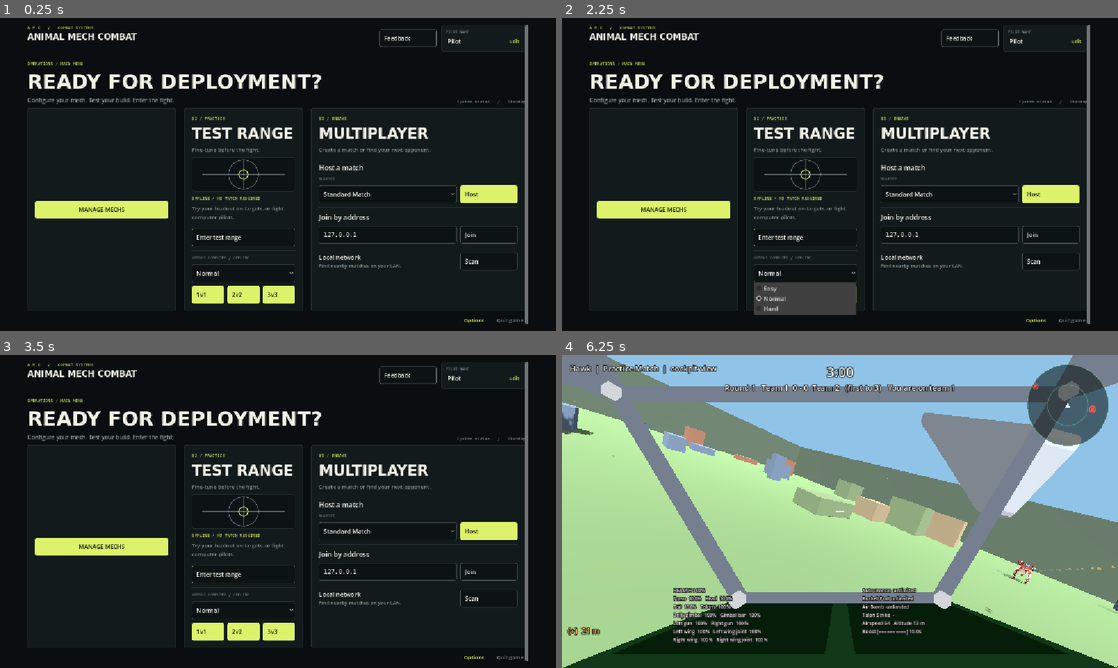
Above: before the commit, frames 1-4 (two rows, left to right).
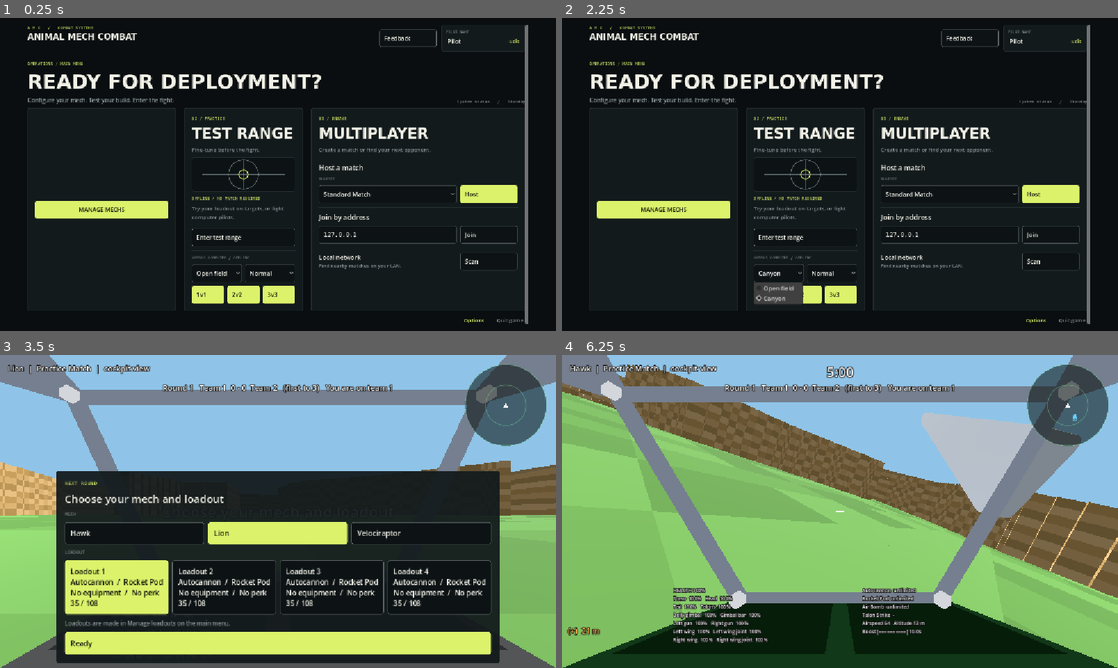
Above: after the commit, the same moments.

Repository: jacksonhcnz/animalmechcombatgame
Game: Godot game, scene res://scenes/main_menu.tscn
The game is run twice, just before and just after one commit, with the same random seed, the same clock (stepped at 60 frames per second) and the same inputs.
Inputs (mouse positions are in pixels of both pictures, inside the frame that each line leads up to):
- Up to frame 1 (0.25 s): no input
- Up to frame 2 (2.25 s): click (778, 274) at 0.5 s, where only the run after the commit has a clickable "Open field"; click "1v1" at 1.25 s; click (778, 274) at 2 s, where only the run after the commit has a clickable "Canyon"
- Up to frame 3 (3.5 s): click "2v2" at 2.75 s
- Up to frame 4 (6.25 s): click (840, 630) at 3.5 s, where only the run before the commit has a clickable "3v3"; click "Ready" at 4.25 s; click "Hawk" at 5 s; tap Enter at 5.75 s; move the mouse to (867, 511) at 5.77 s; hold W (move_forward) from 5.78 s (still down); hold Shift (sprint) from 5.78 s (still down); click (867, 511) at 5.92 s

The runs differ from the first frame. In frame 1, 0.1% of the frame differs, in the area x 35-49%, y 78-85%; in frame 2, 1.5%; in frame 3, 68%, in the area x 0-100%, y 0-100%; in frame 4, 56%.

Commit message:
Map select for matches versus computer, with canyon path finding for the pilots
Co-Authored-By: Claude Sonnet 5.5 <noreply@anthropic.com>
Claude-Session: https://claude.ai/code/session_016ZAQzFNjMzKqDtLtG2bAjQ

Diff:
--- a/scripts/mech/ai_pilot.gd
+++ b/scripts/mech/ai_pilot.gd
@@ -11,6 +11,20 @@
 const MELEE_REACH := 11.0
 ## A flying pilot stays above this height (metres) so a turn or a stall does not put it in the ground.
 const FLY_FLOOR := 32.0
+## Path finding on a canyon map works on blocks this many ground cells wide.
+const NAV_BLOCK := 4
+## How often a walking pilot works its route out again (seconds), and how far ahead it looks along it.
+const REPLAN_TIME := 1.0
+const LOOKAHEAD_NODES := 5
+
+## The map's ground, when the match is on a canyon: walkers route round the raised rock and flyers
+## stay above it. Null on the open field.
+var grid: Canyon.Grid
+var _path: Array[Vector3] = []
+var _replan_left: float = 0.0
+var _coarse: PackedByteArray
+var _cnx: int = 0
+var _cnz: int = 0
 
 var level: Dictionary
 var _rng := RandomNumberGenerator.new()
@@ -62,6 +76,171 @@
 		_walk(mech, c, delta)
 
 
+## The height a flyer keeps above: the open-field floor, or clear of the canyon rim.
+func _fly_floor() -> float:
+	return FLY_FLOOR if grid == null else maxf(FLY_FLOOR, grid.depth + 24.0)
+
+
+# ---------------------------------------------------------------- finding a way round the rock
+
+func _build_coarse() -> void:
+	_cnx = int(ceil(float(grid.nx) / NAV_BLOCK))
+	_cnz = int(ceil(float(grid.nz) / NAV_BLOCK))
+	_coarse = PackedByteArray()
+	_coarse.resize(_cnx * _cnz)
+	for j in _cnz:
+		for i in _cnx:
+			var blocked := 0
+			for dj in NAV_BLOCK:
+				for di in NAV_BLOCK:
+					if grid.at(i * NAV_BLOCK + di, j * NAV_BLOCK + dj) != 0:
+						blocked = 1
+			_coarse[j * _cnx + i] = blocked
+
+
+func _coarse_of(p: Vector3) -> Vector2i:
+	var size := grid.cell * NAV_BLOCK
+	return Vector2i(clampi(int(floor((p.x - grid.x0) / size)), 0, _cnx - 1), clampi(int(floor((p.z - grid.z0) / size)), 0, _cnz - 1))
+
+
+func _coarse_centre(c: Vector2i) -> Vector3:
+	var size := grid.cell * NAV_BLOCK
+	return Vector3(grid.x0 + (c.x + 0.5) * size, 0.0, grid.z0 + (c.y + 0.5) * size)
+
+
+func _open(c: Vector2i) -> bool:
+	return c.x >= 0 and c.y >= 0 and c.x < _cnx and c.y < _cnz and _coarse[c.y * _cnx + c.x] == 0
+
+
+## The nearest open block to `c` (itself if it is open), for a start or goal that stands on rock.
+func _nearest_open(c: Vector2i) -> Vector2i:
+	if _open(c):
+		return c
+	for radius in range(1, 40):
+		for dj in range(-radius, radius + 1):
+			for di in range(-radius, radius + 1):
+				if maxi(absi(di), absi(dj)) != radius:
+					continue
+				var n := c + Vector2i(di, dj)
+				if _open(n):
+					return n
+	return c
+
+
+## True when walking straight from a to b stays on the canyon floor.
+func walkable_line(a: Vector3, b: Vector3) -> bool:
+	if grid == null:
+		return true
+	var length := Vector2(b.x - a.x, b.z - a.z).length()
+	var steps := maxi(1, int(length / 6.0))
+	for i in range(steps + 1):
+		var p := a.lerp(b, float(i) / steps)
+		if grid.height_at(p.x, p.z) > 0.0:
+			return false
+		# Keep a body's width clear of the rock on either side.
+		var side := Vector3(b.z - a.z, 0.0, a.x - b.x).normalized() * 7.0 if length > 0.1 else Vector3.ZERO
+		if grid.height_at(p.x + side.x, p.z + side.z) > 0.0 or grid.height_at(p.x - side.x, p.z - side.z) > 0.0:
+			return false
+	return true
+
+
+## A route over the canyon floor from `from` to `to` as a list of points, found with A* over the
+## blocks. Empty when there is none.
+func plan(from: Vector3, to: Vector3) -> Array[Vector3]:
+	var route: Array[Vector3] = []
+	if grid == null:
+		return route
+	if _coarse.is_empty():
+		_build_coarse()
+	var start := _nearest_open(_coarse_of(from))
+	var goal := _nearest_open(_coarse_of(to))
+	var came: Dictionary = {}
+	var cost: Dictionary = {start: 0.0}
+	# A small binary heap of [priority, x, y].
+	var heap: Array = [[0.0, start.x, start.y]]
+	var found := false
+	while not heap.is_empty():
+		var top: Array = heap[0]
+		var last: Array = heap.pop_back()
+		if not heap.is_empty():
+			heap[0] = last
+			var at := 0
+			while true:
+				var l := at * 2 + 1
+				var r := l + 1
+				var m := at
+				if l < heap.size() and heap[l][0] < heap[m][0]:
+					m = l
+				if r < heap.size() and heap[r][0] < heap[m][0]:
+					m = r
+				if m == at:
+					break
+				var tmp: Array = heap[at]
+				heap[at] = heap[m]
+				heap[m] = tmp
+				at = m
+		var here := Vector2i(int(top[1]), int(top[2]))
+		if here == goal:
+			found = true
+			break
+		for d in [Vector2i(1, 0), Vector2i(-1, 0), Vector2i(0, 1), Vector2i(0, -1), Vector2i(1, 1), Vector2i(1, -1), Vector2i(-1, 1), Vector2i(-1, -1)]:
+			var n: Vector2i = here + d
+			if not _open(n):
+				continue
+			# A diagonal step must not squeeze between two blocks of rock.
+			if d.x != 0 and d.y != 0 and (not _open(here + Vector2i(d.x, 0)) or not _open(here + Vector2i(0, d.y))):
+				continue
+			var step := 1.414 if d.x != 0 and d.y != 0 else 1.0
+			var new_cost: float = float(cost[here]) + step
+			if not cost.has(n) or new_cost < float(cost[n]):
+				cost[n] = new_cost
+				came[n] = here
+				var priority := new_cost + Vector2(n - goal).length()
+				heap.append([priority, n.x, n.y])
+				var at := heap.size() - 1
+				while at > 0:
+					var parent := (at - 1) / 2
+					if heap[parent][0] <= heap[at][0]:
+						break
+					var swap: Array = heap[parent]
+					heap[parent] = heap[at]
+					heap[at] = swap
+					at = parent
+	if not found:
+		return route
+	var cell := goal
+	while cell != start:
+		route.push_front(_coarse_centre(cell))
+		cell = came[cell]
+	route.push_front(_coarse_centre(start))
+	return route
+
+
+## Where a walking pilot should steer: straight at `point` when the way is clear, otherwise along a
+## route round the rock.
+func _steer_point(mech: Mech, point: Vector3, delta: float) -> Vector3:
+	if grid == null:
+		return point
+	var origin := mech.global_position
+	if walkable_line(origin, point):
+		_path.clear()
+		return point
+	_replan_left -= delta
+	if _replan_left <= 0.0 or _path.is_empty():
+		_replan_left = REPLAN_TIME
+		_path = plan(origin, point)
+	if _path.is_empty():
+		return point
+	# Drop the points already passed, then head for the furthest of the next few that is in a straight line.
+	while _path.size() > 1 and Vector2(_path[0].x - origin.x, _path[0].z - origin.z).length() < grid.cell * NAV_BLOCK * 1.2:
+		_path.pop_front()
+	var best := _path[0]
+	for i in mini(LOOKAHEAD_NODES, _path.size()):
+		if walkable_line(origin, _path[i]):
+			best = _path[i]
+	return best
+
+
 func _nearest(mech: Mech, enemies: Array[Mech]) -> Mech:
 	var best: Mech
 	var best_distance := INF
@@ -121,14 +300,23 @@
 	var distance := flat.length()
 	var yaw_to := wrapf(atan2(-(point.x - origin.x), -(point.z - origin.z)) - mech.rotation.y, -PI, PI)
 
-	# Steer the body round to face the enemy, and keep a sensible distance from it.
-	if absf(yaw_to) > FACING_DEADZONE:
-		c.turn = -clampf(yaw_to * 2.5, -1.0, 1.0)
+	# Steer the body round to face the enemy (or the next point on the way round the rock), and keep a
+	# sensible distance from it.
+	var steer := _steer_point(mech, point, delta)
+	var detour := steer != point
+	var body_yaw := yaw_to if not detour else wrapf(atan2(-(steer.x - origin.x), -(steer.z - origin.z)) - mech.rotation.y, -PI, PI)
+	if absf(body_yaw) > FACING_DEADZONE:
+		c.turn = -clampf(body_yaw * 2.5, -1.0, 1.0)
 	var ideal := clampf(_longest_range(mech) * 0.4, 18.0, 80.0)
 	var melee := _has_melee(mech)
 	if melee and distance < 45.0:
 		ideal = 6.0
-	if absf(yaw_to) < deg_to_rad(70.0):
+	if detour:
+		# No way through yet: just get round the rock.
+		if absf(body_yaw) < deg_to_rad(70.0):
+			c.throttle = 1.0
+			c.sprint = distance > ideal * 2.5
+	elif absf(yaw_to) < deg_to_rad(70.0):
 		if distance > ideal * 1.25:
 			c.throttle = 1.0
 			c.sprint = distance > ideal * 2.5
@@ -138,7 +326,7 @@
 	if _strafe_left <= 0.0:
 		_strafe = -_strafe if _rng.randf() < float(level["dodge"]) else _strafe
 		_strafe_left = _rng.randf_range(1.2, 3.2)
-	if distance < ideal * 2.0 and distance > MELEE_REACH:
+	if not detour and distance < ideal * 2.0 and distance > MELEE_REACH:
 		c.strafe = _strafe * 0.8
 	_unstick(mech, c, delta)
 
@@ -235,16 +423,21 @@
 	# Keep the speed up (a flyer that slows down stalls and falls), bank toward the enemy, point the
 	# nose at it without climbing or diving too steeply, and stay well clear of the ground and the ceiling.
 	c.throttle = 0.85
-	c.turn = -clampf(yaw_to * 2.0, -1.0, 1.0)
+	# A flyer that strays far from the middle of the map turns back toward it.
+	var steer_yaw := yaw_to
+	var leash := (minf(grid.half_x(), grid.half_z()) * 0.8) if grid != null else 600.0
+	if Vector2(origin.x, origin.z).length() > leash:
+		steer_yaw = wrapf(atan2(origin.x, origin.z) - mech.rotation.y, -PI, PI)
+	c.turn = -clampf(steer_yaw * 2.0, -1.0, 1.0)
 	pitch_goal = clampf(pitch_goal, deg_to_rad(-20.0), deg_to_rad(25.0))
-	if origin.y < FLY_FLOOR:
+	if origin.y < _fly_floor():
 		pitch_goal = maxf(pitch_goal, deg_to_rad(10.0))
 	c.vertical = clampf((pitch_goal - mech.flight_pitch) * 3.0, -1.0, 1.0)
-	if origin.y < FLY_FLOOR * 0.6:
+	if origin.y < _fly_floor() * 0.6:
 		c.vertical = 1.0
 	elif origin.y > mech.altitude_limit - 12.0:
 		c.vertical = minf(c.vertical, -0.6)
-	if mech.stalled and origin.y > FLY_FLOOR * 0.6:
+	if mech.stalled and origin.y > _fly_floor() * 0.6:
 		c.vertical = minf(c.vertical, -0.3)
 		c.throttle = 1.0
 
--- a/scripts/net/launch_config.gd
+++ b/scripts/net/launch_config.gd
@@ -8,7 +8,7 @@
 ##
 ## Options: --server (dedicated, no player), --host (listen server, you play too),
 ## --join=ADDRESS[:PORT], --port=N, --ruleset=ID, --name=PILOT, --mech=ID,
-## --max-players=N, --server-name=TEXT, --practice=1|2|3 (play offline against computer pilots, that many a side) and --bot-level=easy|normal|hard, and --primary=ID --secondary=ID --equipment=ID --perk=ID.
+## --max-players=N, --server-name=TEXT, --practice=1|2|3 (play offline against computer pilots, that many a side) and --bot-level=easy|normal|hard, --map=field|canyon (practice), and --primary=ID --secondary=ID --equipment=ID --perk=ID.
 
 const SERVER := "server"
 const HOST := "host"
@@ -31,6 +31,8 @@
 ## Practice matches: pilots on each side (1 is 1v1, 3 is 3v3) and how sharp the computer pilots are.
 static var team_size: int = 1
 static var bot_level: String = ""
+## Practice matches: the map to play on ("" keeps the ruleset's own: the open field).
+static var map: String = ""
 
 
 ## Reads the command line. Returns true if it asked for a server, a host or a join.
@@ -45,6 +47,8 @@
 			mode = PRACTICE
 			team_size = clampi(int(arg.trim_prefix("--practice=")), 1, 3)
 			ruleset_id = "practice_match"
+		elif arg.begins_with("--map="):
+			map = arg.trim_prefix("--map=")
 		elif arg.begins_with("--bot-level="):
 			bot_level = arg.trim_prefix("--bot-level=")
 		elif arg.begins_with("--join="):
--- a/scripts/net/net_session.gd
+++ b/scripts/net/net_session.gd
@@ -126,7 +126,7 @@
 
 ## Starts an offline match against computer pilots: no network, just this machine. `team_size` is
 ## how many fly on each side (the player is on team 1), `level` how sharp the computer pilots are.
-func start_offline(ruleset_id: String, local_player: Dictionary, team_size: int, level: String = "") -> int:
+func start_offline(ruleset_id: String, local_player: Dictionary, team_size: int, level: String = "", map_id: String = "") -> int:
 	is_server = true
 	server_name = "Practice"
 	team_size = clampi(team_size, 1, 3)
@@ -135,6 +135,15 @@
 		push_error("Unknown ruleset '%s'" % ruleset_id)
 		return ERR_DOES_NOT_EXIST
 	rules = Ruleset.load_id(ruleset_id)
+	var grid: Canyon.Grid
+	if map_id != "" and map_id != "field":
+		if GameData.get_entry("maps", map_id).is_empty():
+			push_error("Unknown map '%s'" % map_id)
+			return ERR_DOES_NOT_EXIST
+		rules.map = map_id
+		# The canyon is a long way across, so a round gets longer.
+		rules.match_time = maxf(rules.match_time, 300.0)
+		grid = Canyon.rasterize(Canyon.load_map(map_id))
 	my_id = 1
 	var me := _add_slot(1, str(local_player["name"]), str(local_player["mech"]))
 	me.loadout = Loadout.sanitize(GameData.get_entry("mechs", me.mech_id), local_player.get("loadout", {}))
@@ -149,6 +158,7 @@
 		var slot := _add_slot(-(i + 1), "Bot %s" % names[i], mech_id)
 		slot.loadout = Loadout.default_loadout()
 		slot.pilot = AiPilot.new(level)
+		slot.pilot.grid = grid
 	# Each side starts together, on opposite sides of the ring.
 	var next := {1: 0, 2: 0}
 	var places := {1: [0, 1, 7], 2: [4, 5, 3]}
--- a/scripts/ui/main_menu.gd
+++ b/scripts/ui/main_menu.gd
@@ -11,6 +11,7 @@
 var _address_edit: LineEdit
 var _ruleset_pick: OptionButton
 var _level_pick: OptionButton
+var _map_pick: OptionButton
 var _status: Label
 var _list: VBoxContainer
 var _scanner: LanDiscovery.Scanner
@@ -109,7 +110,20 @@
 	box.add_child(UiKit.outline_button("Enter test range", _on_test_range))
 	UiKit.rule(box)
 	box.add_child(UiKit.mono("Versus computer / Offline", UiKit.DIM, 10))
+	var pickers := UiKit.hbox(box, 8)
+	_map_pick = OptionButton.new()
+	_map_pick.size_flags_horizontal = Control.SIZE_EXPAND_FILL
+	_map_pick.add_item("Open field")
+	_map_pick.set_item_metadata(0, "field")
+	for id in GameData.ids("maps"):
+		_map_pick.add_item(str(GameData.get_entry("maps", id).get("name", id.capitalize())))
+		_map_pick.set_item_metadata(_map_pick.item_count - 1, id)
+		if id == LaunchConfig.map:
+			_map_pick.select(_map_pick.item_count - 1)
+	UiKit.style_input(_map_pick)
+	pickers.add_child(_map_pick)
 	_level_pick = OptionButton.new()
+	_level_pick.size_flags_horizontal = Control.SIZE_EXPAND_FILL
 	var levels: Dictionary = GameData.ai_table()["levels"]
 	var default_level := str(GameData.ai_table()["default_level"])
 	for level in levels:
@@ -118,7 +132,7 @@
 		if level == default_level:
 			_level_pick.select(_level_pick.item_count - 1)
 	UiKit.style_input(_level_pick)
-	box.add_child(_level_pick)
+	pickers.add_child(_level_pick)
 	var sizes := UiKit.hbox(box, 8)
 	for size in [1, 2, 3]:
 		var button := UiKit.primary_button("%dv%d" % [size, size], _on_practice.bind(size))
@@ -203,6 +217,7 @@
 	LaunchConfig.ruleset_id = "practice_match"
 	LaunchConfig.team_size = size
 	LaunchConfig.bot_level = str(_level_pick.get_item_metadata(_level_pick.selected))
+	LaunchConfig.map = str(_map_pick.get_item_metadata(_map_pick.selected))
 	_start_match()
 
 
--- a/scripts/world/match_scene.gd
+++ b/scripts/world/match_scene.gd
@@ -23,7 +23,11 @@
 	session = NetSession.new()
 	session.world_ready.connect(_build_world)
 	if LaunchConfig.mode != LaunchConfig.CLIENT:
-		_build_world(Ruleset.load_id(LaunchConfig.ruleset_id))
+		var world_rules := Ruleset.load_id(LaunchConfig.ruleset_id)
+		# A practice match can be played on another map than its ruleset's own.
+		if LaunchConfig.mode == LaunchConfig.PRACTICE and LaunchConfig.map != "":
+			world_rules.map = LaunchConfig.map
+		_build_world(world_rules)
 	_mechs_root = Node3D.new()
 	_mechs_root.name = "Mechs"
 	add_child(_mechs_root)
@@ -60,7 +64,7 @@
 				print("Server '%s' running on port %d, ruleset %s" % [LaunchConfig.server_name, LaunchConfig.port, LaunchConfig.ruleset_id])
 		LaunchConfig.PRACTICE:
 			var local := {"name": LaunchConfig.player_name, "mech": LaunchConfig.mech_id, "loadout": LaunchConfig.loadout, "paint": LoadoutStore.paint()}
-			var error := session.start_offline(LaunchConfig.ruleset_id, local, LaunchConfig.team_size, LaunchConfig.bot_level)
+			var error := session.start_offline(LaunchConfig.ruleset_id, local, LaunchConfig.team_size, LaunchConfig.bot_level, LaunchConfig.map)
 			if error != OK:
 				_leave("Could not start the practice match (error %d)" % error)
 		LaunchConfig.CLIENT:
--- /dev/null
+++ b/tests/canyon_ai_test.gd
@@ -0,0 +1,82 @@
+extends SceneTree
+## Computer pilots on the canyon: routes round the rock, and a practice match that crosses it.
+
+var _failed := 0
+var _checks := 0
+
+
+func _check(ok: bool, what: String) -> void:
+	_checks += 1
+	if not ok:
+		_failed += 1
+		print("FAIL: ", what)
+
+
+func _initialize() -> void:
+	_go()
+
+
+func _go() -> void:
+	var grid := Canyon.rasterize(Canyon.load_map("canyon"))
+	var pilot := AiPilot.new("hard")
+	pilot.grid = grid
+	var north: Vector3 = Arena.map_spawn("canyon", "north", 0).origin
+	var south: Vector3 = Arena.map_spawn("canyon", "south", 0).origin
+	var start := Time.get_ticks_msec()
+	var route := pilot.plan(north, south)
+	var took := Time.get_ticks_msec() - start
+	_check(route.size() > 10, "a route exists from the north spawn to the south spawn (%d points)" % route.size())
+	_check(took < 400, "planning is quick (%d ms)" % took)
+	var on_floor := true
+	for p in route:
+		if grid.height_at(p.x, p.z) > 0.0:
+			on_floor = false
+	_check(on_floor, "every point of the route is on the canyon floor")
+	var length := 0.0
+	for i in range(1, route.size()):
+		length += route[i].distance_to(route[i - 1])
+	_check(length >= north.distance_to(south) - 1.0, "the route is no shorter than the straight line")
+
+	# A whole practice match on the canyon: pilots cross to meet each other.
+	LaunchConfig.mode = LaunchConfig.PRACTICE
+	LaunchConfig.ruleset_id = "practice_match"
+	LaunchConfig.team_size = 1
+	LaunchConfig.bot_level = "hard"
+	LaunchConfig.map = "canyon"
+	LaunchConfig.mech_id = "lion"
+	var scene := MatchScene.new()
+	root.add_child(scene)
+	for i in 30:
+		await process_frame
+	var session: NetSession = scene.session
+	_check(session.rules.map == "canyon", "the match is on the canyon")
+	_check(scene.get_node_or_null("Canyon") != null or _has_canyon(scene), "the canyon is built in the world")
+	session.press_ready()
+	for i in 60 * 8:
+		await physics_frame
+		if session.phase == NetSession.Phase.ACTIVE:
+			break
+	_check(session.phase == NetSession.Phase.ACTIVE, "the round begins")
+	var bot: NetSession.Slot
+	var me: NetSession.Slot = session._slots[1]
+	for slot: NetSession.Slot in session._slots.values():
+		if slot.pilot != null:
+			bot = slot
+	_check(bot != null and bot.pilot.grid != null, "the computer pilot knows the map")
+	var gap_start := bot.mech.global_position.distance_to(me.mech.global_position)
+	for i in 60 * 30:
+		await physics_frame
+	var gap_end := bot.mech.global_position.distance_to(me.mech.global_position)
+	var bx := bot.mech.global_position
+	_check(bx.y > -5.0, "the pilot did not fall through the world (y %.0f)" % bx.y)
+	_check(me.mech.global_position.y > -5.0, "nor did the player")
+	_check(gap_end < gap_start - 150.0, "the %s pilot made its way toward the player: %.0f m to %.0f m" % [bot.mech_id, gap_start, gap_end])
+	print("canyon_ai_test: %d checks, %d failed" % [_checks, _failed])
+	quit(1 if _failed > 0 else 0)
+
+
+func _has_canyon(node: Node) -> bool:
+	for child in node.get_children():
+		if child.name == "Canyon" or _has_canyon(child):
+			return true
+	return false
Not shown, added: tests/canyon_ai_test.gd.uid
Not shown, changed: tools/check.sh
